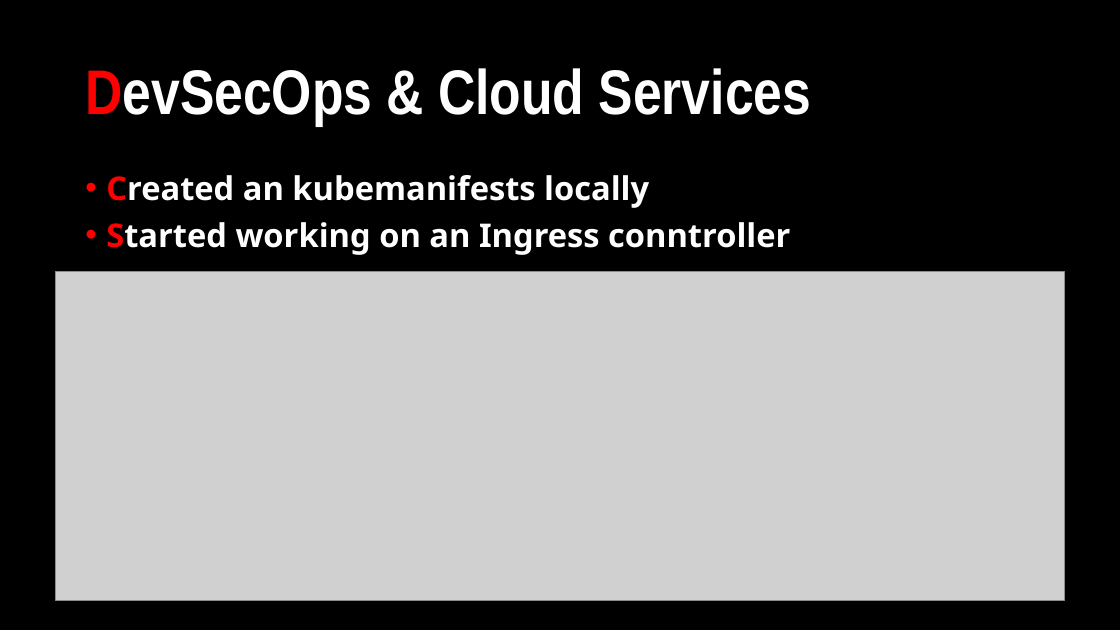
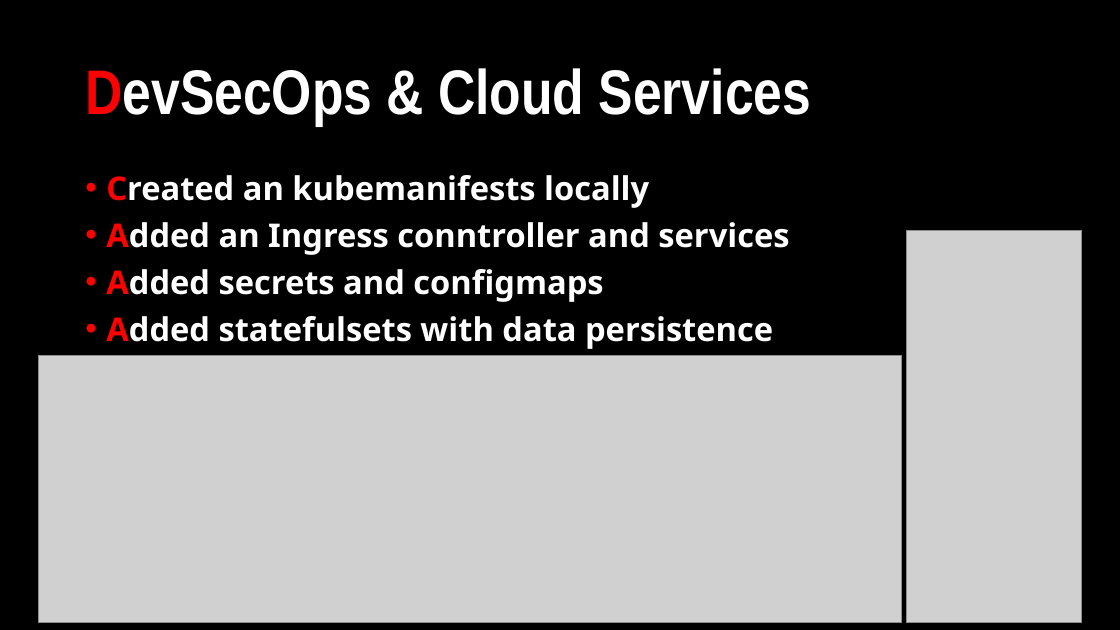
Before and after one commit to Netflix-Clone-MicFlix/Documentation, a slide deck: slide 8 of Sprint presentations/Individual_Project-Sprint3.pptx. Drawn at 1120x630 pixels with LibreOffice and Linux fonts; fonts in the diff are those of the drawing; grey boxes stand for pictures. Boxes give left, top, right and bottom in pixels: in the first picture for what was removed or moved away, otherwise in the second. Text is boxed around its words. In the diff, an @@ line names an element or a change of style, - is before the commit and + after.

```diff
--- a/Sprint presentations/Individual_Project-Sprint3.pptx
+++ b/Sprint presentations/Individual_Project-Sprint3.pptx
@@ text at [106,222,789,349]: text changed @@
-• Started working on an Ingress conntroller
+• Added an Ingress conntroller and services
+• Added secrets and configmaps
+• Added statefulsets with data persistence
@@ picture added at [907,230,1081,623] @@
@@ picture: place and size @@
-picture at [55,271,1065,601]
+picture at [39,355,902,623]
```
Also in this commit, not shown: 4 other slides changed, 1 slide added.
